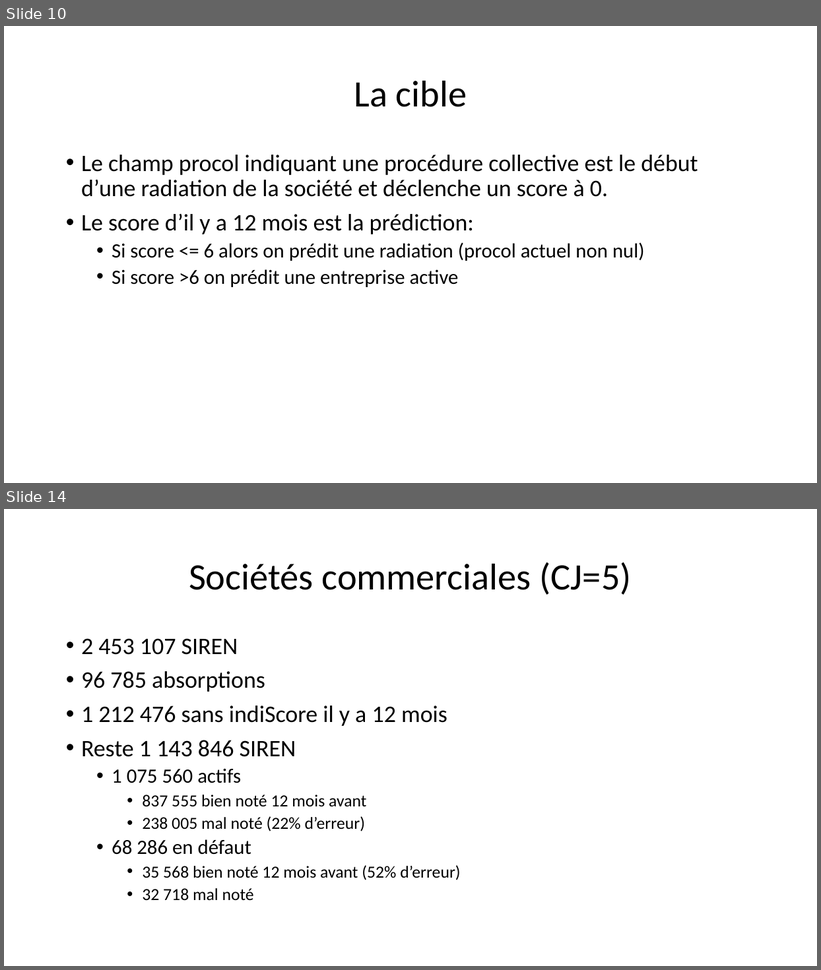
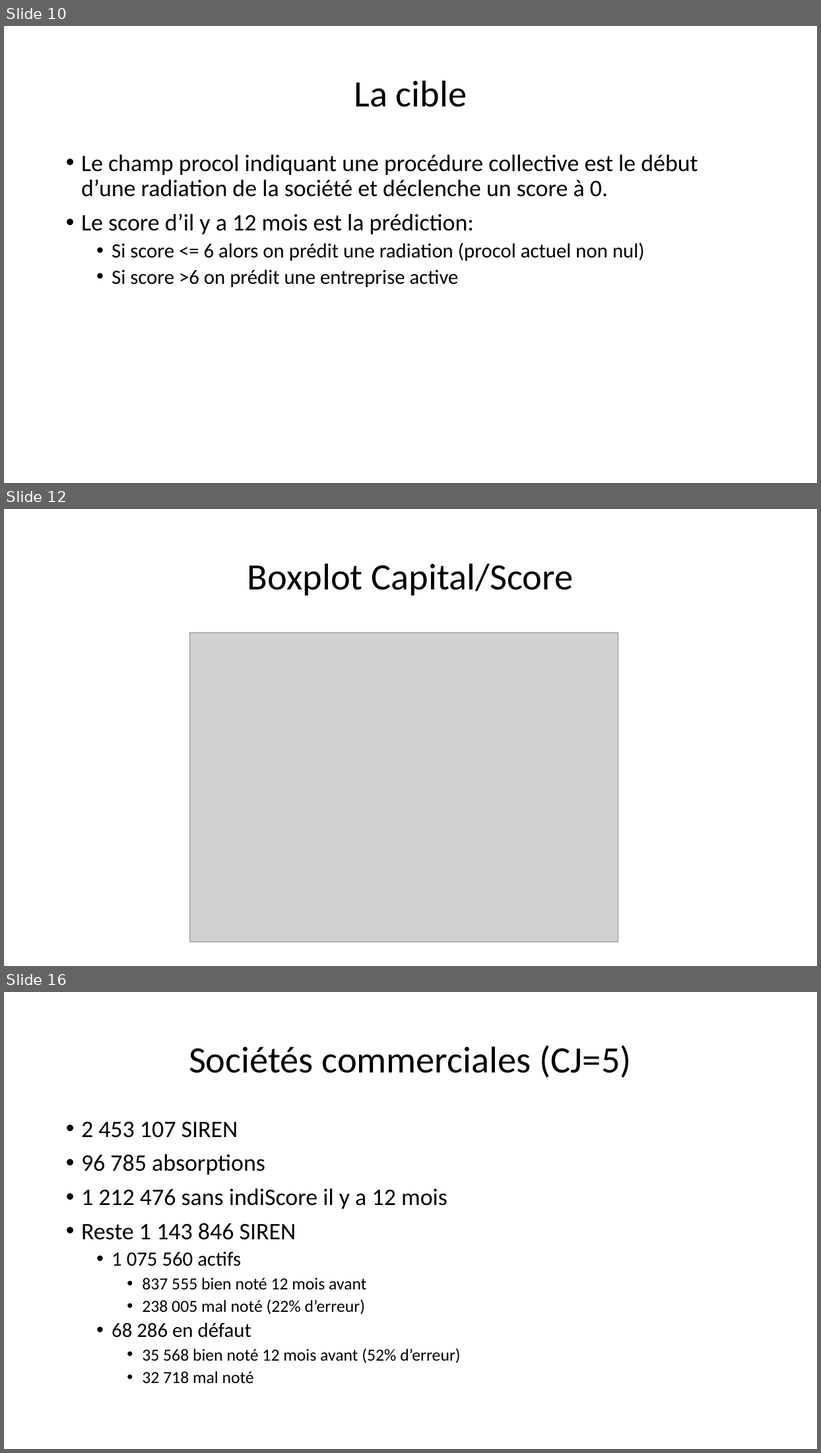
Before and after one commit to morganscao/Projet8, a slide deck: Rapport/P8 - Présentation.pptx. Shown one above the other, each under a label of ours: slides 10 and 14 before the commit, slides 10, 12 and 16 after it; the slides between them are not shown. The pictures are 821x970 and 821x1453 pixels, drawn with LibreOffice and Linux fonts; fonts in the diff are those of the drawing; grey boxes stand for pictures. Boxes give left, top, right and bottom in pixels: in the first picture for what was removed or moved away, otherwise in the second. Text is boxed around its words. In the diff, an @@ line names an element or a change of style, - is before the commit and + after.

```diff
--- a/Rapport/P8 - Présentation.pptx
+++ b/Rapport/P8 - Présentation.pptx
@@ slide 12 added at <box>4,509,817,966</box>, background #FFFFFF @@
@@ title added at <box>248,563,574,595</box>, 44 pt, text #000000 @@
+Boxplot Capital/Score
@@ picture added at <box>190,632,618,943</box> @@
@@ what was slide 14 is now slide 16 @@
```
Also in this commit, not shown: 14 slides changed, 4 other slides added, 4 slides removed.
